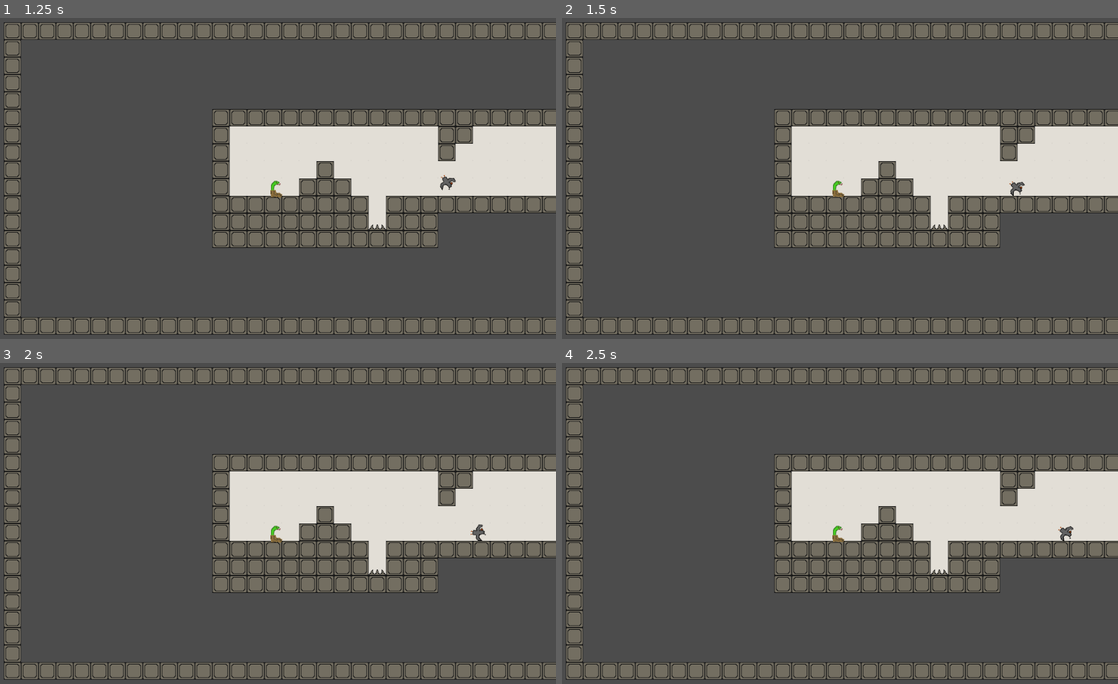
Above: before the commit, frames 1-4 (two rows, left to right).
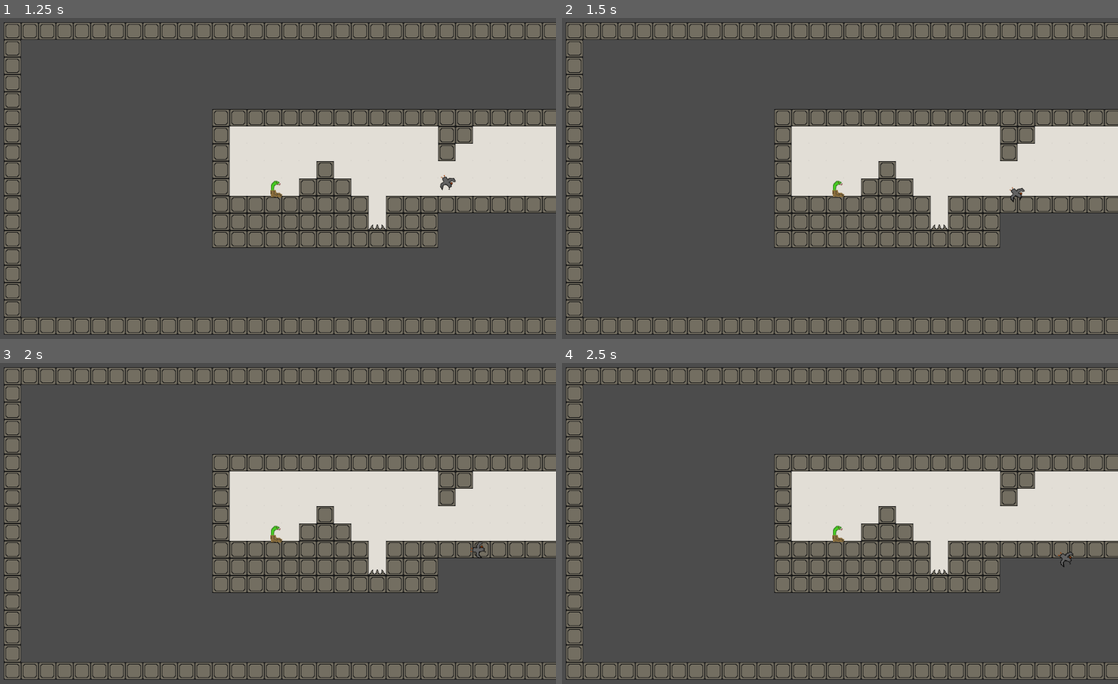
Above: after the commit, the same moments.

Repository: isaaclittler/Snake-In-Boot
Game: Godot game, scene res://level1.tscn
Same seed, same stepped clock (60 frames per second), same inputs: the game is played once before the commit and once after it.
Inputs:
- Up to frame 1 (1.25 s): hold Right (bird_move_right) from 0.53 s (still down)
- Up to frame 2 (1.5 s): release Right (bird_move_right) at 1.28 s; hold Left (bird_move_left) from 1.28 s (still down)
- Up to frame 3 (2 s): keep holding Left (bird_move_left)
- Up to frame 4 (2.5 s): release Left (bird_move_left) at 2.03 s; hold Right (bird_move_right) from 2.03 s (still down)

Frame 1 is identical in both runs. In frame 2, 0.1% of the frame differs, in the area x 80-84%, y 50-58%; in frame 3, 0.1%, in the area x 84-88%, y 50-61%; in frame 4, 0.1%.

Commit message:
changed collision levels and masks so bird does nto collide with tileset

Diff:
--- a/level1.tscn
+++ b/level1.tscn
@@ -25,11 +25,11 @@
 ]]
 
 input_pickable = false
-collision_layer = 1
-collision_mask = 1
+collision_layer = 4
+collision_mask = 15
 collision/safe_margin = 0.08
 script = ExtResource( 1 )
-_sections_unfolded = [ "Transform" ]
+_sections_unfolded = [ "Collision", "Transform" ]
 
 [node name="Sprite" type="Sprite" parent="Snake1" index="0"]
 
@@ -43,7 +43,6 @@
 self_modulate = Color( 0.121185, 0.539404, 0.816406, 1 )
 position = Vector2( -3, 1 )
 shape = SubResource( 1 )
-_sections_unfolded = [ "Transform" ]
 
 [node name="TileMap" type="TileMap" parent="." index="1"]
 
@@ -60,21 +59,22 @@
 collision_use_kinematic = false
 collision_friction = 1.0
 collision_bounce = 0.0
-collision_layer = 1
-collision_mask = 1
+collision_layer = 2
+collision_mask = 0
 occluder_light_mask = 1
 format = 1
 tile_data = PoolIntArray( -524302, 0, 0, -524301, 0, 0, -524300, 0, 0, -524299, 0, 0, -524298, 0, 0, -524297, 0, 0, -52 …(4573 unchanged characters)…
-_sections_unfolded = [ "Cell" ]
+_sections_unfolded = [ "Collision" ]
 
 [node name="Bird1" type="KinematicBody2D" parent="." index="2"]
 
 position = Vector2( 199, -27 )
 input_pickable = false
-collision_layer = 1
+collision_layer = 8
 collision_mask = 1
 collision/safe_margin = 0.08
 script = ExtResource( 4 )
+_sections_unfolded = [ "Collision" ]
 
 [node name="Sprite" type="Sprite" parent="Bird1" index="0"]
 
@@ -118,9 +118,7 @@
 editor_draw_drag_margin = false
 _sections_unfolded = [ "Drag Margin", "Smoothing", "Transform" ]
 
-[node name="cameraCollisionPlaceholder" type="Node" parent="Node2D" index="1"]
-
-[node name="StaticBody2D" type="StaticBody2D" parent="Node2D" index="2"]
+[node name="StaticBody2D" type="StaticBody2D" parent="Node2D" index="1"]
 
 input_pickable = false
 collision_layer = 1
@@ -129,6 +127,7 @@
 constant_angular_velocity = 0.0
 friction = 1.0
 bounce = 0.0
+_sections_unfolded = [ "Collision" ]
 
 [node name="CollisionPolygon2D" type="CollisionPolygon2D" parent="Node2D/StaticBody2D" index="0"]
 
